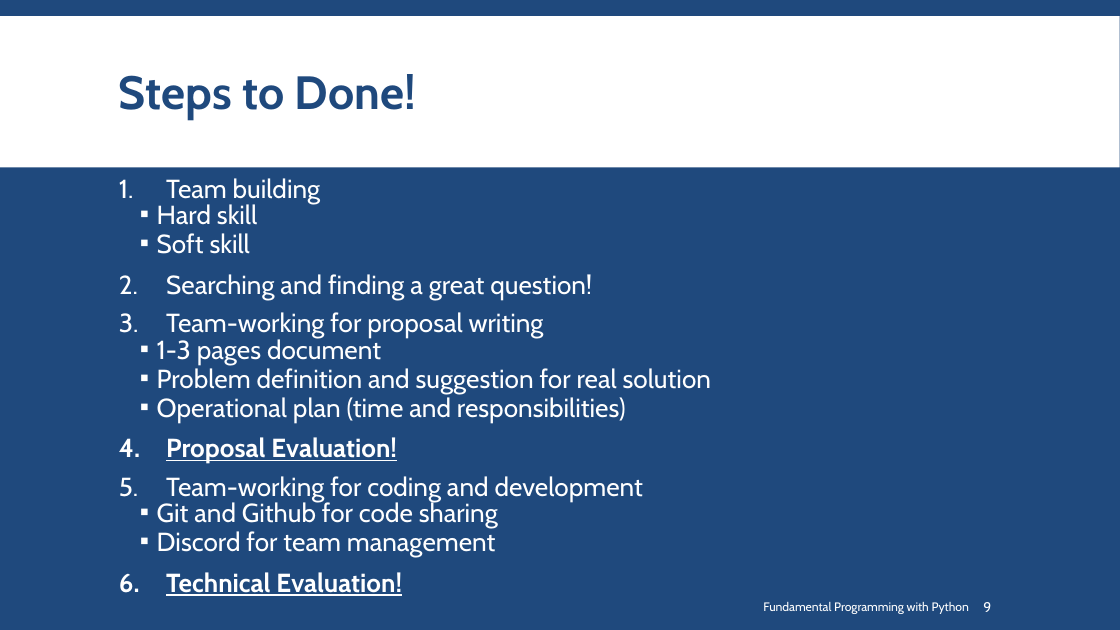
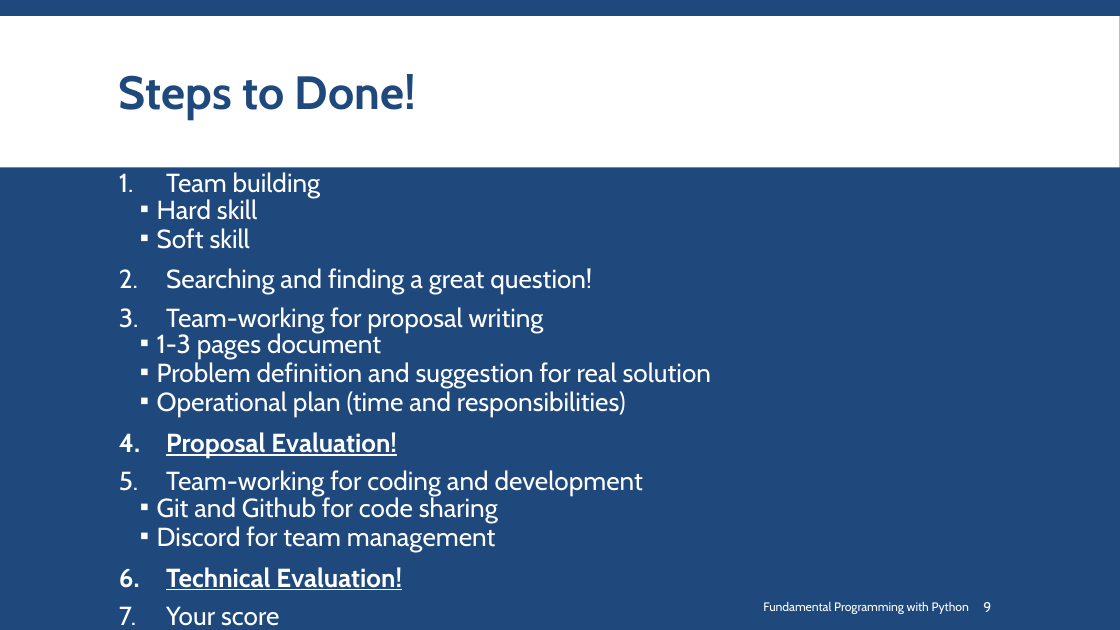
Before and after one commit to SharifPythonSpace/Course1401, a slide deck: slide 9 of Slide/08-5- Break.pptx. Drawn at 1120x630 pixels with LibreOffice and Linux fonts; fonts in the diff are those of the drawing; background and template pictures are left out. Boxes give left, top, right and bottom in pixels: in the first picture for what was removed or moved away, otherwise in the second. Text is boxed around its words. In the diff, an @@ line names an element or a change of style, - is before the commit and + after.

Commit message:
added lecture 8.5

```diff
--- a/Slide/08-5- Break.pptx
+++ b/Slide/08-5- Break.pptx
@@ text at <box>166,606,279,626</box>: paragraph added @@
+7. Your score
```
